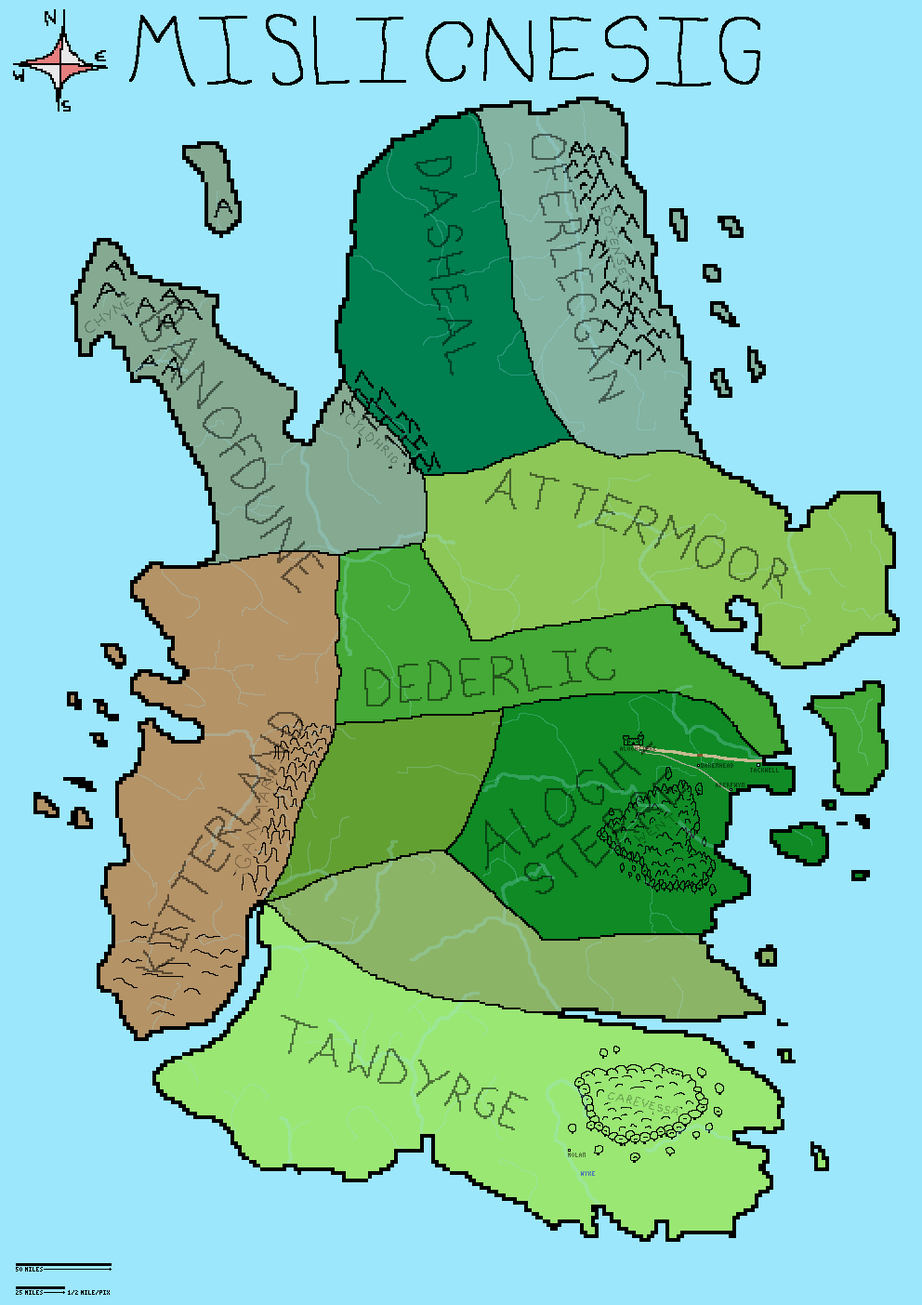
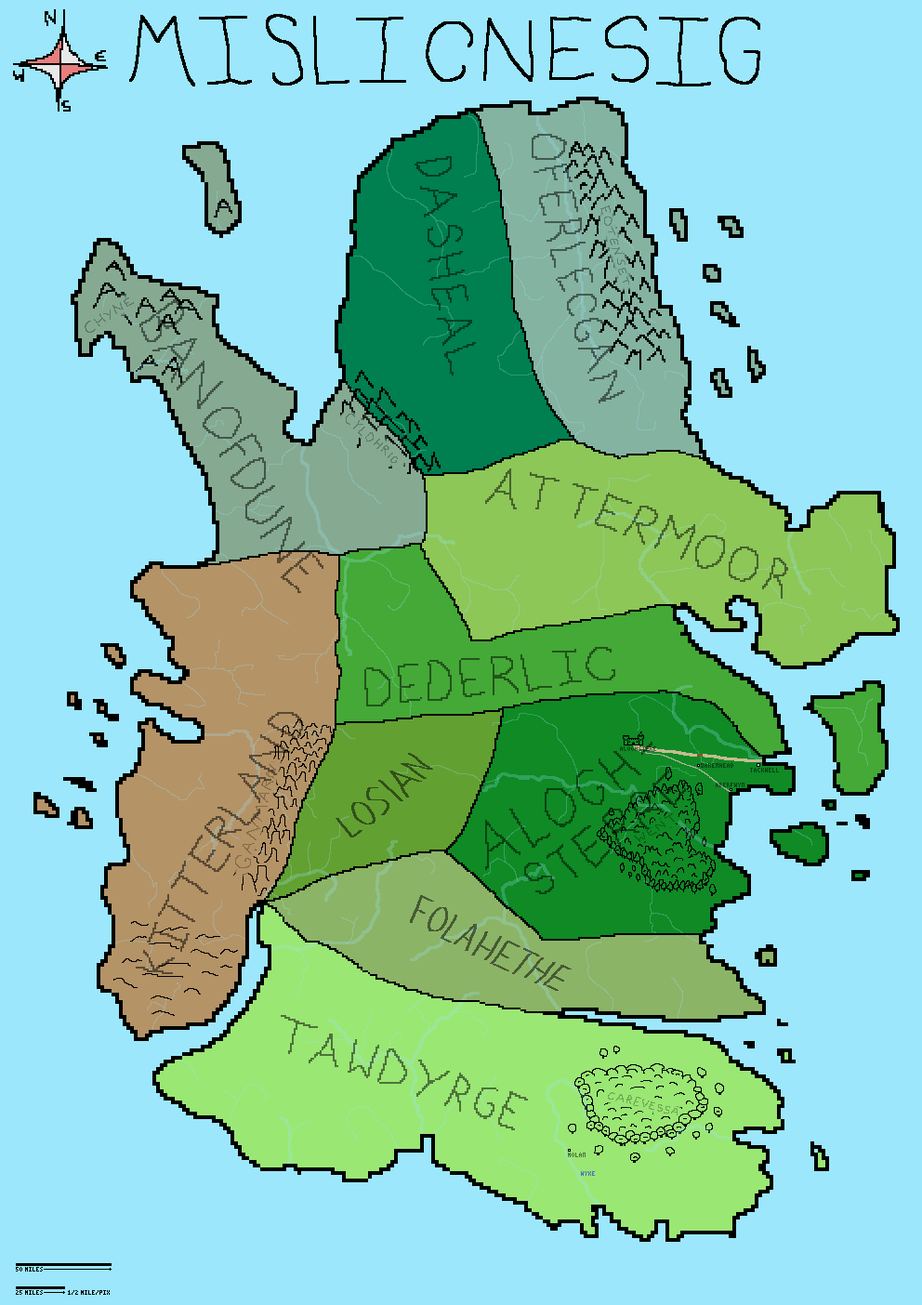
Revision of a layered 922x1305 image; what changed, layer by layer:
painted on "Kingdom Titles" over [335, 752, 572, 991]
